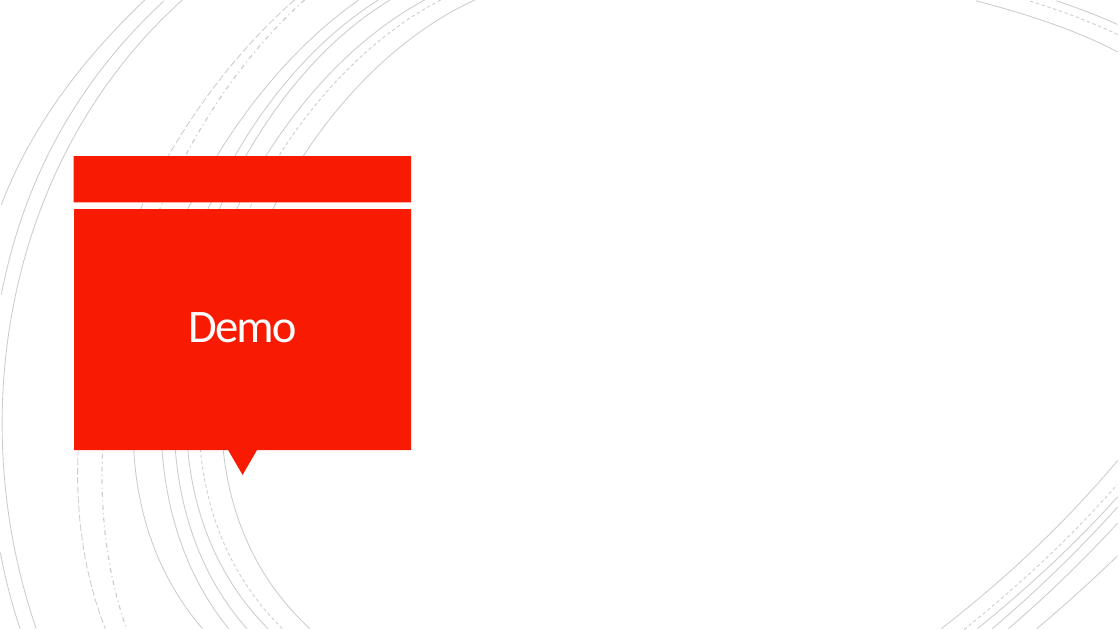
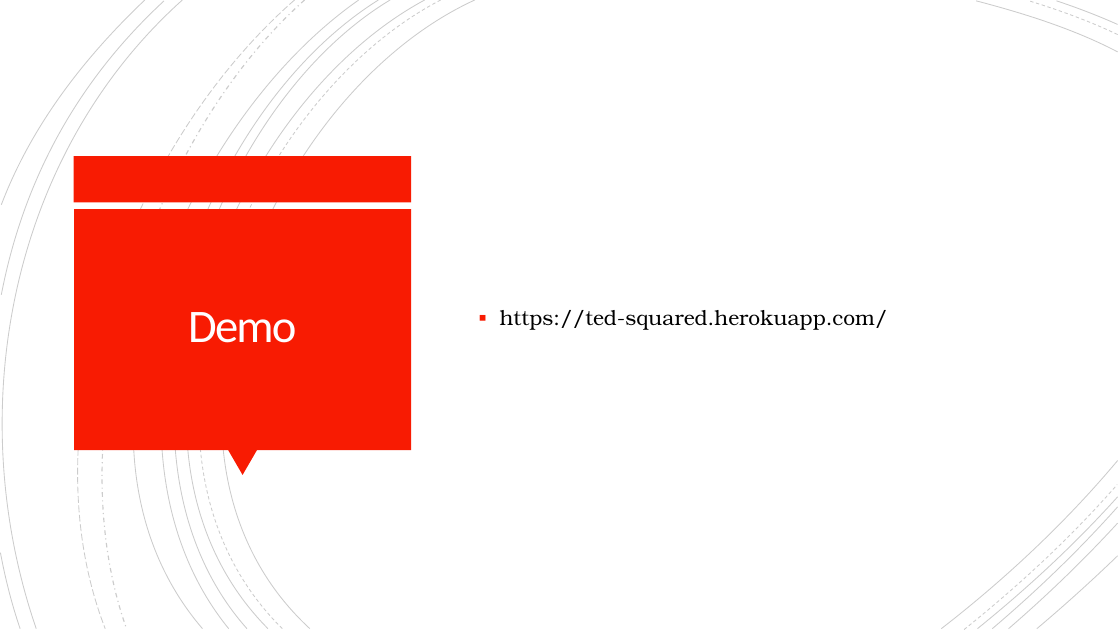
Before and after one commit to TED-2/TED-, a slide deck: slide 8 of Presentation/TED².pptx. Drawn at 1120x630 pixels with LibreOffice and Linux fonts; fonts in the diff are those of the drawing. Boxes give left, top, right and bottom in pixels: in the first picture for what was removed or moved away, otherwise in the second. Text is boxed around its words. In the diff, an @@ line names an element or a change of style, - is before the commit and + after.

Commit message:
Update to presentation

```diff
--- a/Presentation/TED².pptx
+++ b/Presentation/TED².pptx
@@ text added at (x1=500, y1=310, x2=888, y2=330), 18 pt, text #000000 @@
+▪ https://ted-squared.herokuapp.com/
```
